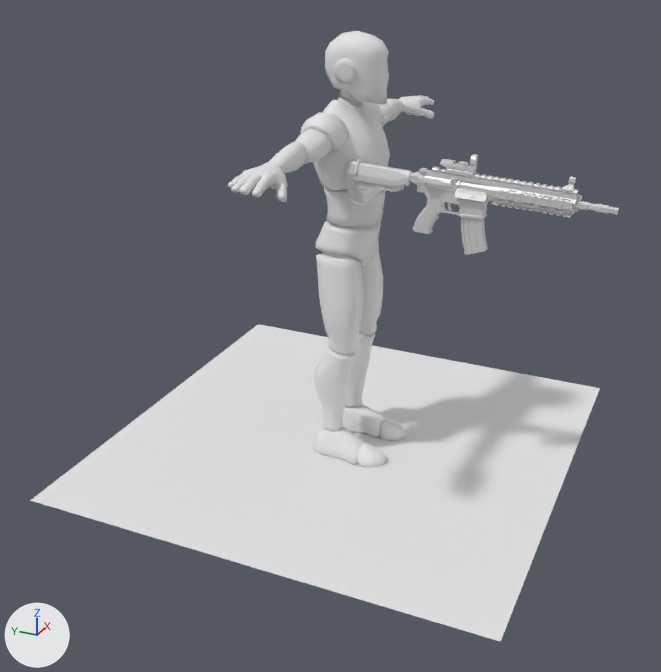
The Blender file NBender/animazioni/Fullbody/fullbody M4 anim.blend: old version first, new version second.
Camera for both pictures: a 50 mm lens placed at (-3.4, -1.46, 2.21), pointed at (-0.18, 0.0, 0.6). The axes (+X, +Y, +Z) are drawn at lower left. The lights are the same throughout.

The first picture shows 'AR_M_Barrel', 'AR_M_BarrelGuard', 'AR_M_Bolt', 'AR_M_Ejection Port', 'AR_M_Grip', 'AR_M_Mag.001', 'AR_M_Receiver_Down', 'AR_M_Receiver_Up', 'AR_M_Sight_Front', 'AR_M_Stock', 'HumanM_BodyMesh', 'Optic_B.001', 'Plane'.
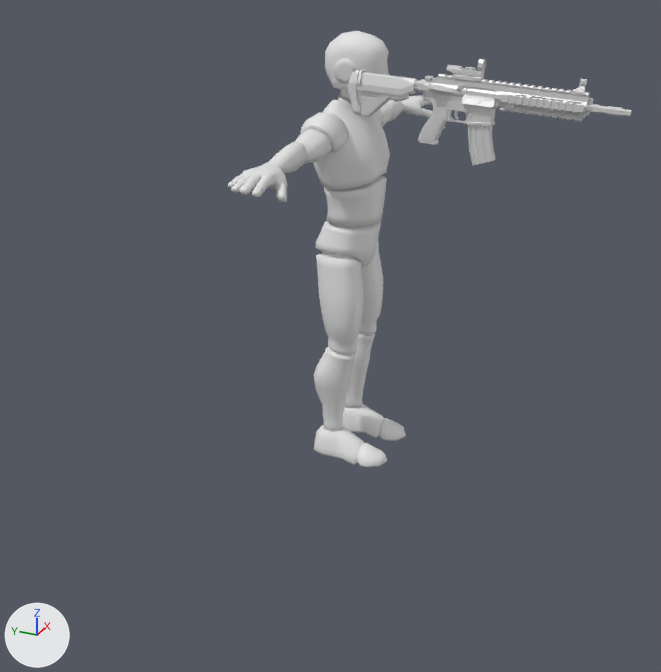
Pixel boxes (x1, y1, x2, y2) of what changed, in the pictures (661 x 672 px):
'Plane', hidden: before (30, 324, 600, 642)
'AR_M_BarrelGuard', moved: before (491, 176, 578, 218); after (499, 82, 590, 122)
'AR_M_Stock', moved: before (345, 159, 412, 205); after (348, 68, 417, 117)
'AR_M_Receiver_Up', moved: before (423, 167, 495, 198); after (428, 74, 502, 104)
'AR_M_Receiver_Down', moved: before (409, 172, 491, 219); after (414, 79, 500, 126)
'AR_M_Mag.001', moved: before (461, 217, 488, 255); after (468, 125, 496, 165)
'AR_M_Grip', moved: before (413, 192, 441, 234); after (418, 100, 447, 145)
'Optic_B.001', moved: before (440, 154, 478, 177); after (446, 59, 486, 82)
'AR_M_Barrel', moved: before (574, 195, 619, 215); after (585, 98, 631, 117)
'AR_M_Ejection Port', moved: before (455, 189, 487, 202); after (462, 95, 495, 108)
'AR_M_Sight_Front', moved: before (561, 177, 576, 193); after (572, 79, 587, 96)
'AR_M_Bolt', moved: before (419, 168, 427, 174); after (425, 76, 433, 80)
'AR_M_Trigger', moved: before (448, 203, 452, 211); after (454, 111, 459, 119)

Patch to the scene script:
```diff
--- a/NBender/animazioni/Fullbody/fullbody M4 anim.blend.py
+++ b/NBender/animazioni/Fullbody/fullbody M4 anim.blend.py
@@ ob_plane @@
 ob_plane.location = (0.0, 0.0, 0.0)
+ob_plane.hide_set(True)
@@ ob_ar_m_barrel @@
 ob_ar_m_barrel = bpy.data.objects.new('AR_M_Barrel', me_cylinder_314)
-ob_ar_m_barrel.location = (-0.145, -0.817, 1.286)
+ob_ar_m_barrel.location = (-0.104, -0.811, 1.62)
 ob_ar_m_barrel.rotation_euler = (1.633, 0.0689, 0.0452)  # degrees (94, 3.9, 2.6)
@@ ob_ar_m_barrelguard @@
 ob_ar_m_barrelguard = bpy.data.objects.new('AR_M_BarrelGuard', me_立方体_268)
-ob_ar_m_barrelguard.location = (-0.144, -0.859, 1.279)
+ob_ar_m_barrelguard.location = (-0.102, -0.853, 1.613)
 ob_ar_m_barrelguard.rotation_euler = (1.633, 0.0689, 0.0452)  # degrees (94, 3.9, 2.6)
@@ ob_ar_m_bolt @@
 ob_ar_m_bolt = bpy.data.objects.new('AR_M_Bolt', me_cube_835)
-ob_ar_m_bolt.location = (-0.16, -0.388, 1.345)
+ob_ar_m_bolt.location = (-0.119, -0.382, 1.679)
 ob_ar_m_bolt.rotation_euler = (1.633, 0.0689, 0.0452)  # degrees (94, 3.9, 2.6)
@@ ob_ar_m_ejection_port @@
 ob_ar_m_ejection_port = bpy.data.objects.new('AR_M_Ejection Port', me_立方体_269)
-ob_ar_m_ejection_port.location = (-0.184, -0.579, 1.294)
+ob_ar_m_ejection_port.location = (-0.143, -0.573, 1.628)
 ob_ar_m_ejection_port.rotation_euler = (1.633, 0.0689, 0.0452)  # degrees (94, 3.9, 2.6)
@@ ob_ar_m_grip @@
 ob_ar_m_grip = bpy.data.objects.new('AR_M_Grip', me_cube_836)
-ob_ar_m_grip.location = (-0.167, -0.433, 1.218)
+ob_ar_m_grip.location = (-0.126, -0.427, 1.552)
 ob_ar_m_grip.rotation_euler = (1.633, 0.0689, 0.0452)  # degrees (94, 3.9, 2.6)
@@ ob_ar_m_mag_001 @@
 ob_ar_m_mag_001 = bpy.data.objects.new('AR_M_Mag.001', me_cube_837)
-ob_ar_m_mag_001.location = (-0.164, -0.594, 1.154)
+ob_ar_m_mag_001.location = (-0.123, -0.588, 1.488)
 ob_ar_m_mag_001.rotation_euler = (1.633, 0.0689, 0.0452)  # degrees (94, 3.9, 2.6)
@@ ob_ar_m_receiver_down @@
 ob_ar_m_receiver_down = bpy.data.objects.new('AR_M_Receiver_Down', me_立方体_266)
-ob_ar_m_receiver_down.location = (-0.159, -0.539, 1.267)
+ob_ar_m_receiver_down.location = (-0.118, -0.532, 1.601)
 ob_ar_m_receiver_down.rotation_euler = (1.633, 0.0689, 0.0452)  # degrees (94, 3.9, 2.6)
@@ ob_ar_m_receiver_up @@
 ob_ar_m_receiver_up = bpy.data.objects.new('AR_M_Receiver_Up', me_立方体_265)
-ob_ar_m_receiver_up.location = (-0.157, -0.541, 1.299)
+ob_ar_m_receiver_up.location = (-0.115, -0.534, 1.633)
 ob_ar_m_receiver_up.rotation_euler = (1.633, 0.0689, 0.0452)  # degrees (94, 3.9, 2.6)
@@ ob_ar_m_sight_front @@
 ob_ar_m_sight_front = bpy.data.objects.new('AR_M_Sight_Front', me_立方体_272)
-ob_ar_m_sight_front.location = (-0.138, -0.915, 1.325)
+ob_ar_m_sight_front.location = (-0.097, -0.909, 1.659)
 ob_ar_m_sight_front.rotation_euler = (1.633, 0.0689, 0.0452)  # degrees (94, 3.9, 2.6)
@@ ob_ar_m_stock @@
 ob_ar_m_stock = bpy.data.objects.new('AR_M_Stock', me_cube_838)
-ob_ar_m_stock.location = (-0.168, -0.264, 1.321)
+ob_ar_m_stock.location = (-0.126, -0.258, 1.655)
 ob_ar_m_stock.rotation_euler = (1.633, 0.0689, 0.0452)  # degrees (94, 3.9, 2.6)
@@ ob_ar_m_trigger @@
 ob_ar_m_trigger = bpy.data.objects.new('AR_M_Trigger', me_立方体_267)
-ob_ar_m_trigger.location = (-0.163, -0.495, 1.242)
+ob_ar_m_trigger.location = (-0.121, -0.488, 1.575)
 ob_ar_m_trigger.rotation_euler = (1.633, 0.0689, 0.0452)  # degrees (94, 3.9, 2.6)
@@ ob_optic_b_001 @@
 ob_optic_b_001 = bpy.data.objects.new('Optic_B.001', me_立方体_001)
-ob_optic_b_001.location = (-0.154, -0.516, 1.353)
+ob_optic_b_001.location = (-0.113, -0.51, 1.686)
 ob_optic_b_001.rotation_euler = (1.633, 0.0689, 0.0452)  # degrees (94, 3.9, 2.6)
@@ ob_optic_b_lens_001 @@
 ob_optic_b_lens_001 = bpy.data.objects.new('Optic_B_Lens.001', me_立方体_006)
-ob_optic_b_lens_001.location = (-0.148, -0.568, 1.401)
+ob_optic_b_lens_001.location = (-0.107, -0.562, 1.735)
 ob_optic_b_lens_001.rotation_euler = (1.633, 0.0689, 0.0452)  # degrees (94, 3.9, 2.6)
```
